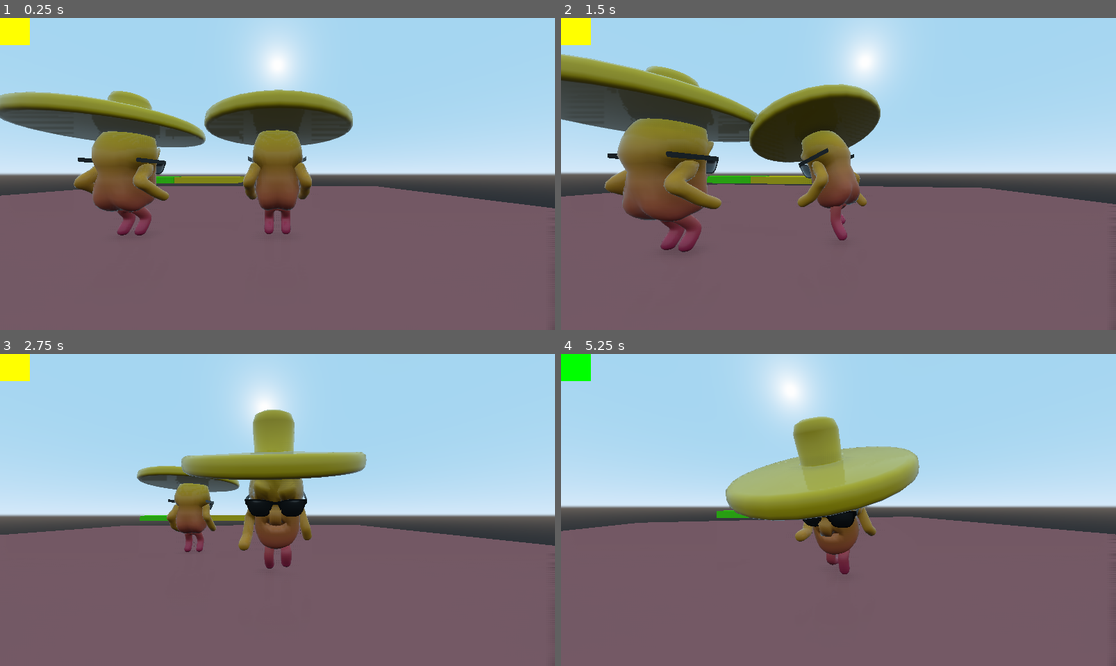
Above: before the commit, frames 1-4 (two rows, left to right).
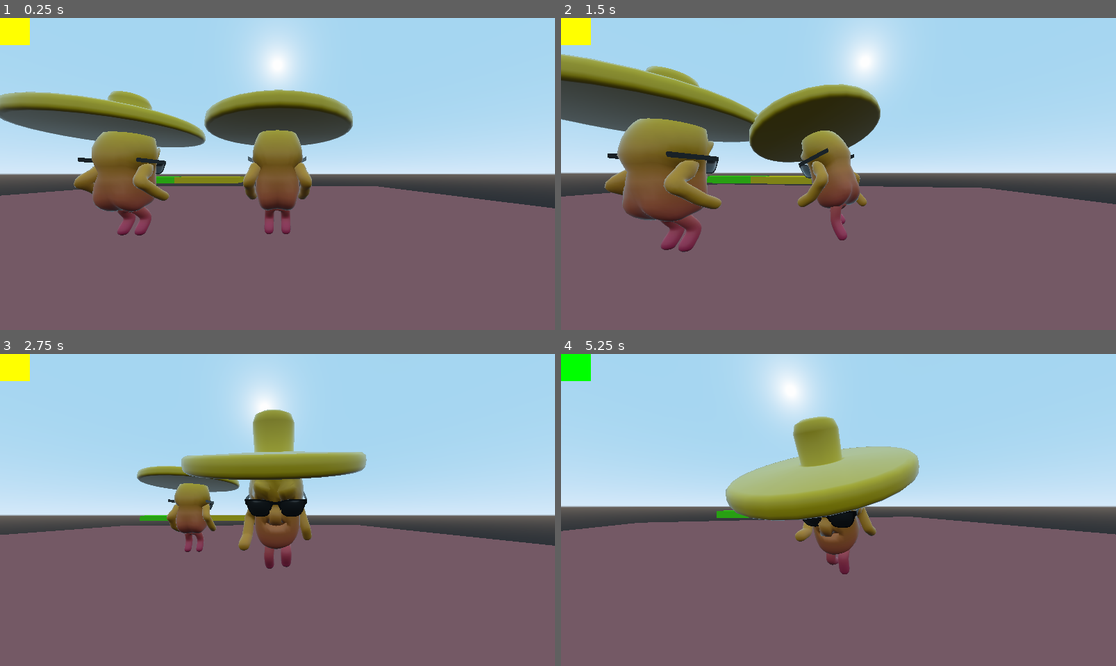
Above: after the commit, the same moments.

Repository: MegaModular/Game-Gam-2022
Game: Godot game, scene res://Main.tscn
Same seed, same stepped clock (60 frames per second), same inputs: the game is played once before the commit and once after it.
Inputs (mouse positions are in pixels of both pictures, inside the frame that each line leads up to):
- Up to frame 1 (0.25 s): no input
- Up to frame 2 (1.5 s): move the mouse to (866, 174) at 0.52 s; hold A (a) 0.53-1.28 s; tap D (d) at 0.8, 1.35 s; move the mouse to (810, 174) at 1.27 s
- Up to frame 3 (2.75 s): tap S (s) at 1.55 s; move the mouse to (288, 503) at 2.02 s; hold S (s) from 2.03 s (still down); tap A (a) at 2.3 s
- Up to frame 4 (5.25 s): move the mouse to (832, 516) at 2.77 s; release S (s) at 2.78 s; tap A (a) at 2.85, 4.55 s; tap D (d) at 3.05 s; move the mouse to (877, 513) at 3.52 s; hold D (d) 3.53-4.28 s; tap S (s) at 3.8 s; move the mouse to (794, 506) at 4.27 s; tap Q (q) at 4.35 s; move the mouse to (844, 510) at 5.02 s; hold S (s) from 5.03 s (still down)

The runs differ from the first frame. In frame 1, 0.7% of the frame differs, in the area x 0-100%, y 23-68%; in frame 2, 0.7%; in frame 3, 0.5%; in frame 4, 1.2%, in the area x 0-100%, y 21-65%.

Commit message:
good

Diff:
--- a/default_env.tres
+++ b/default_env.tres
@@ -5,7 +5,4 @@
 [resource]
 background_mode = 2
 background_sky = SubResource( 1 )
-ss_reflections_enabled = true
-ssao_enabled = true
-dof_blur_far_enabled = true
 dof_blur_far_distance = 50.0
